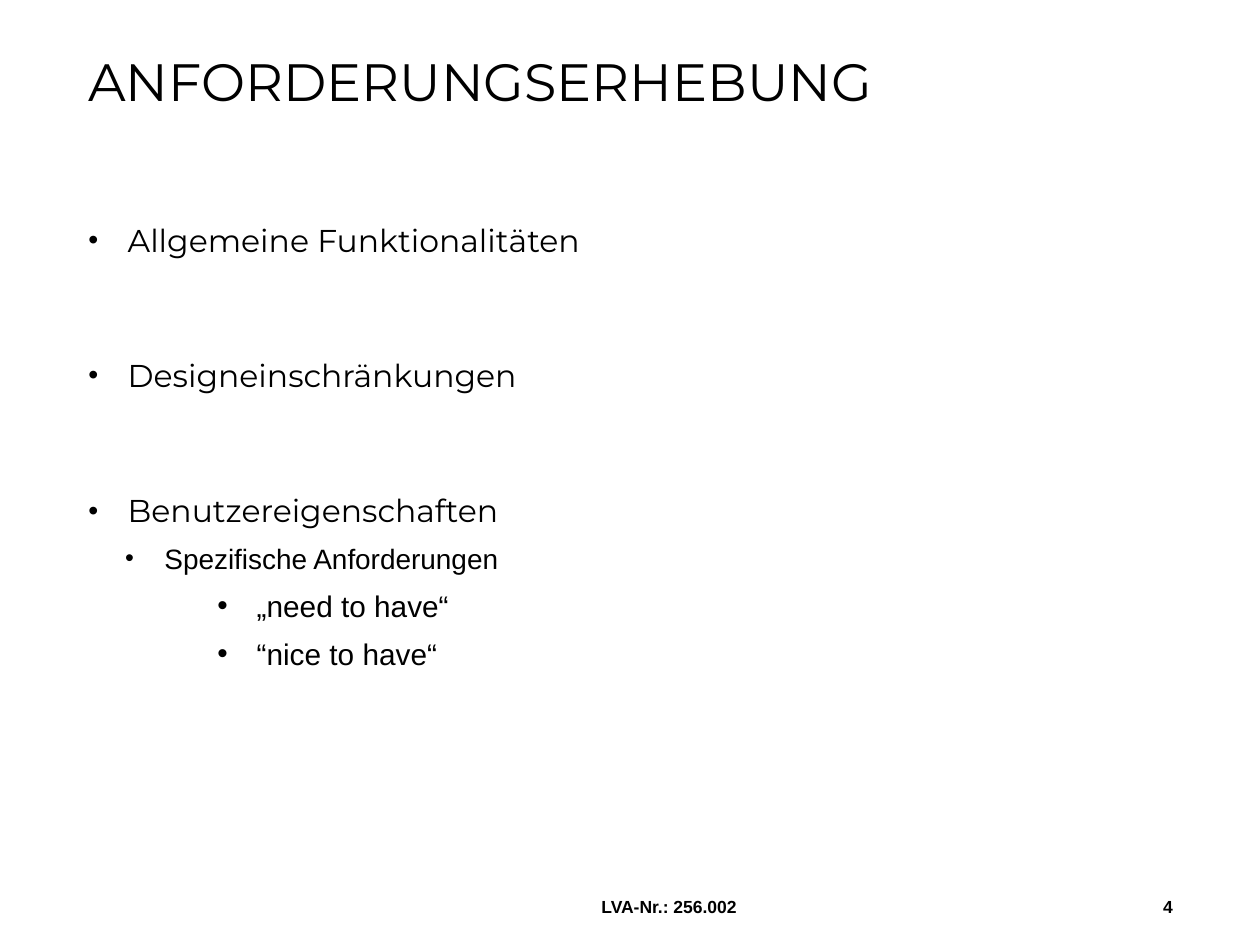
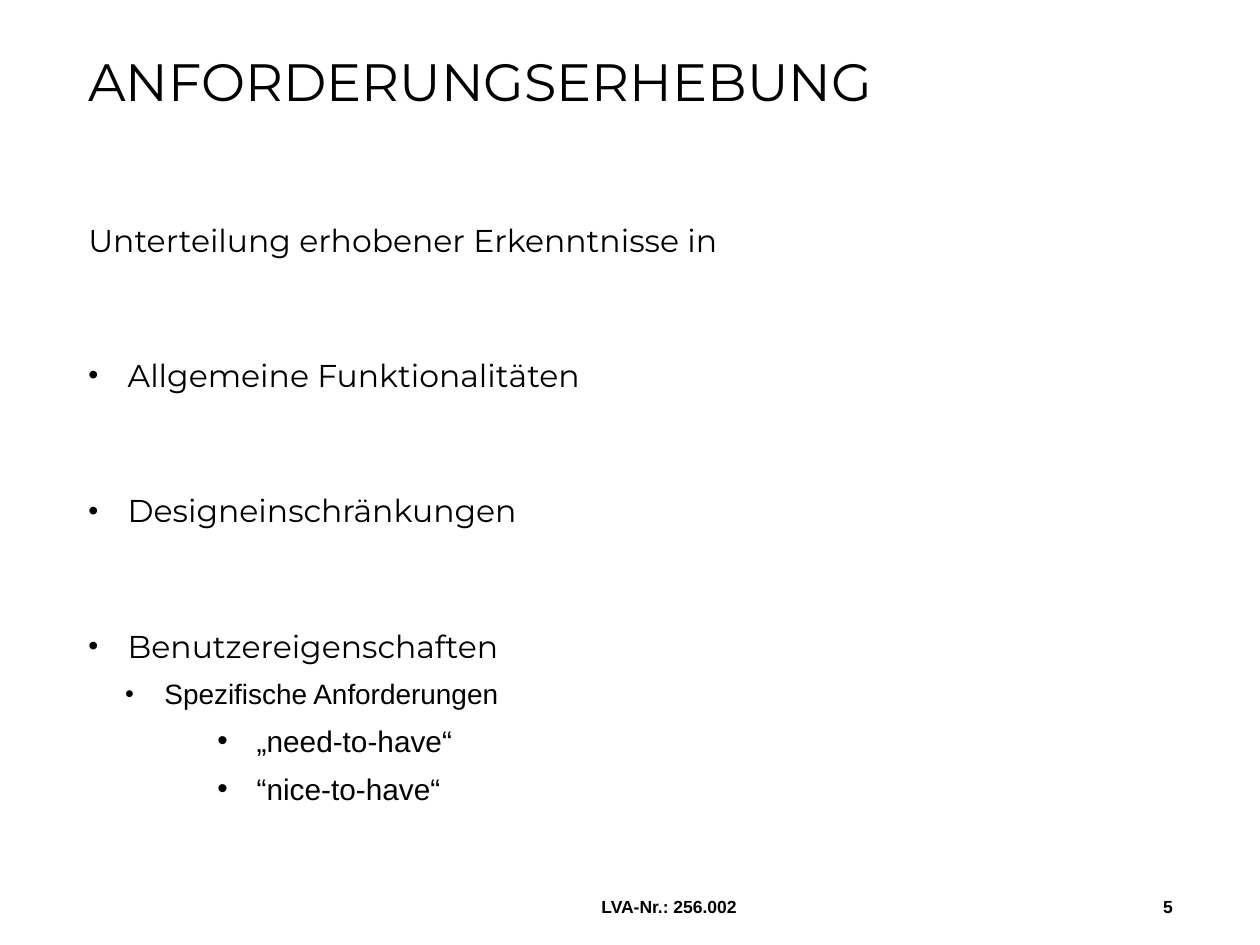
Before and after one commit to MilosTomic123/IT_Projekt_SS19, a slide deck: slide 5 of 2. Meilenstein.pptx (slide 4 before the commit). Drawn at 1260x945 pixels with LibreOffice and Linux fonts; fonts in the diff are those of the drawing; background and template pictures are left out. Boxes give left, top, right and bottom in pixels: in the first picture for what was removed or moved away, otherwise in the second. Text is boxed around its words. In the diff, an @@ line names an element or a change of style, - is before the commit and + after.

```diff
--- a/2. Meilenstein.pptx
+++ b/2. Meilenstein.pptx
@@ text at box(88, 228, 717, 259): paragraph added @@
+Unterteilung erhobener Erkenntnisse in
@@ text at box(257, 730, 452, 801): text changed @@
-    • „need to have“
-    • “nice to have“
+    • „need-to-have“
+    • “nice-to-have“
@@ page number at box(1163, 901, 1173, 913): text changed @@
-4
+5
```
Also in this commit, not shown: 8 other slides changed, 5 slides added, 2 other files.
